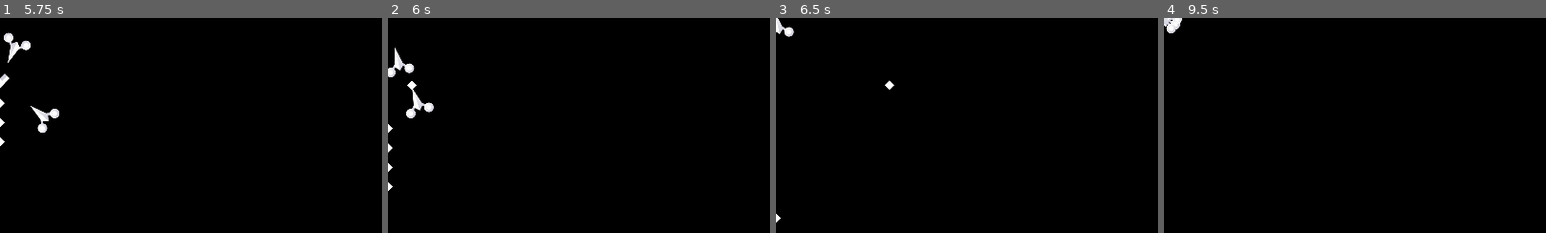
Above: before the commit, frames 1-4 (left to right).
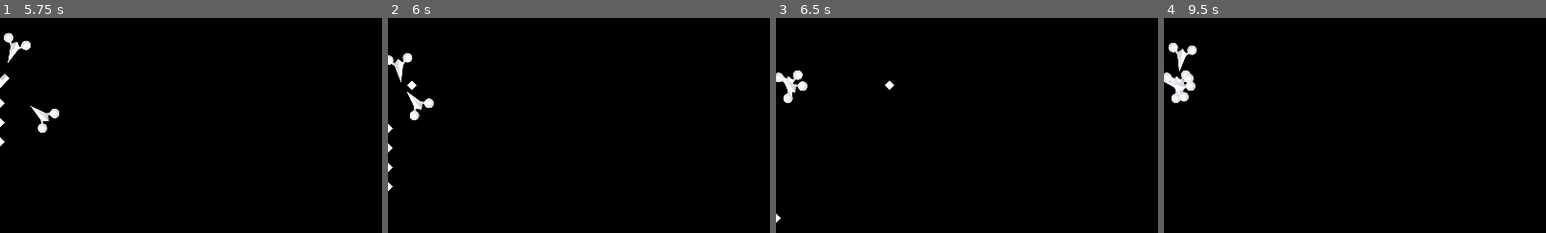
Above: after the commit, the same moments.

Repository: wdfeer/spaceshooter
Game: Godot game, scene res://src/game.tscn
Same seed, same stepped clock (60 frames per second), same inputs: the game is played once before the commit and once after it.
Inputs (mouse positions are % of the whole screen's width and height, from its top left):
- Up to frame 1 (5.75 s): move the mouse to (72, 45) at 0.52 s; press the mouse at (72, 45) at 0.53 s; hold D (right) 0.53-1.28 s; move the mouse to (30, 55) at 1.27 s; release the mouse at (30, 55) at 1.28 s; hold S (down) 1.28-2.03 s; click (30, 55) at 1.35 s; move the mouse to (60, 28) at 2.02 s; press the mouse at (60, 28) at 2.03 s; hold D (right) 2.03-2.78 s; move the mouse to (45, 70) at 2.77 s; release the mouse at (45, 70) at 2.78 s; hold W (up) 2.78-3.53 s; click (45, 70) at 2.85 s; move the mouse to (80, 65) at 3.52 s; press the mouse at (80, 65) at 3.53 s; hold A (left) 3.53-5.03 s; move the mouse to (20, 35) at 4.27 s; release the mouse at (20, 35) at 4.28 s; click (20, 35) at 4.35 s; move the mouse to (55, 50) at 5.02 s; press the mouse at (55, 50) at 5.03 s; hold S (down) from 5.03 s (still down)
- Up to frame 2 (6 s): move the mouse to (35, 25) at 5.77 s; release S (down) at 5.78 s; release the mouse at (35, 25) at 5.78 s; hold D (right) from 5.78 s (still down); click (35, 25) at 5.85 s
- Up to frame 3 (6.5 s): keep holding D (right)
- Up to frame 4 (9.5 s): move the mouse to (72, 45) at 6.52 s; release D (right) at 6.53 s; press the mouse at (72, 45) at 6.53 s; hold W (up) 6.53-7.28 s; move the mouse to (30, 55) at 7.27 s; release the mouse at (30, 55) at 7.28 s; hold D (right) 7.28-8.03 s; click (30, 55) at 7.35 s; move the mouse to (60, 28) at 8.02 s; press the mouse at (60, 28) at 8.03 s; hold S (down) 8.03-8.78 s; move the mouse to (45, 70) at 8.77 s; release the mouse at (45, 70) at 8.78 s; hold A (left) from 8.78 s (still down); click (45, 70) at 8.85 s
The pictures show only the part of the screen within x 0-50%, y 0-50%; the shares and areas given below are measured in that part.

Frame 1 is identical in both runs. In frame 2, 0.9% of the frame differs, in the area x 0-12%, y 13-48%; in frame 3, 0.8%; in frame 4, 1.3%, in the area x 0-9%, y 0-40%.
Error before the commit: Invalid access to property or key 'global_position' on a base object of type 'null instance'. (res://src/enemy_spawner.gd:16)

Commit message:
Fix crash on death

Diff:
--- a/src/enemy.gd
+++ b/src/enemy.gd
@@ -5,15 +5,16 @@
 var velocity: Vector2 = Vector2.ZERO
 
 func _physics_process(delta: float) -> void:
-	velocity = global_position.direction_to(get_player_position()) * SPEED
+	update_player_position(delta)
+	velocity = global_position.direction_to(player_pos) * SPEED
 	rotation = velocity.angle() + PI / 2
 	global_position += velocity * delta
 
-func get_player_position() -> Vector2:
+var player_pos: Vector2 = Vector2.ZERO
+func update_player_position(delta: float):
 	var player: Node2D = $"../Player"
 	if player:
-		return player.global_position
-	return Vector2.ZERO
+		player_pos = player.global_position
 
 func _on_area_entered(area: Area2D) -> void:
 	if area is Player:
--- a/src/enemy_spawner.gd
+++ b/src/enemy_spawner.gd
@@ -13,6 +13,8 @@
 	if enemy_spawn_timer > ENEMY_SPAWN_INTERVAL:
 		var enemy: Node2D = enemy_scene.instantiate()
 		var player: Node2D = game.get_node("Player")
+		if !player:
+			return
 		var spawn_pos: Vector2 = player.global_position + Vector2.from_angle(randf_range(0, 2 * PI)) * ENEMY_SPAWN_DISTANCE
 		enemy.global_position = spawn_pos
 		game.add_child(enemy)
